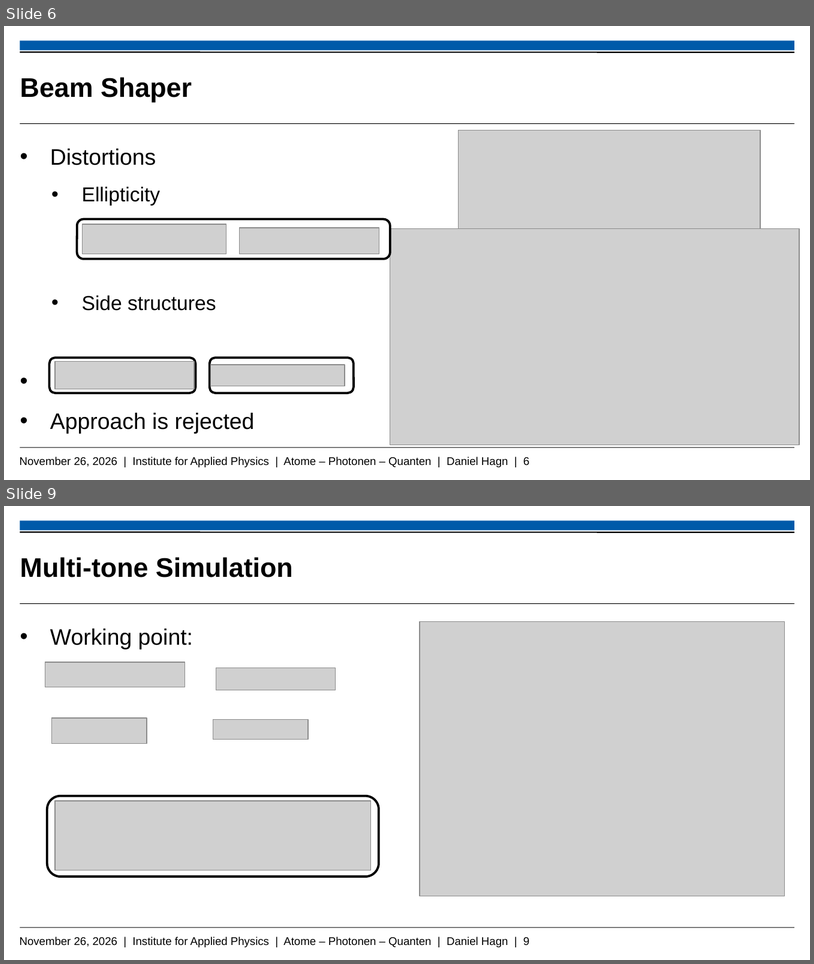
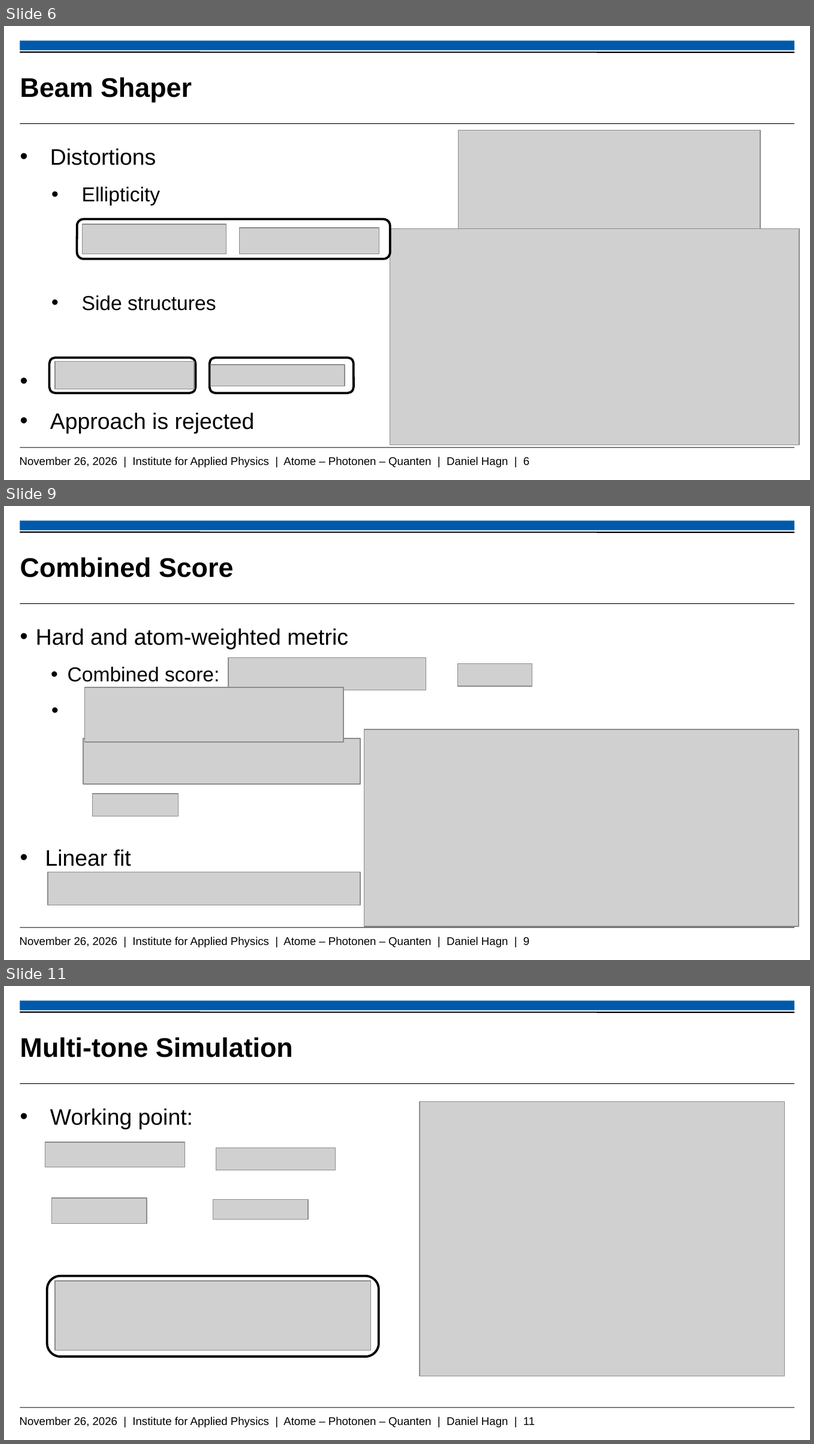
Before and after one commit to Daniel-Hagn-physik/Masterthesis_Backup, a slide deck: Hagn_Daniel_Mastervortrag.pptx. Shown one above the other, each under a label of ours: slides 6 and 9 before the commit, slides 6, 9 and 11 after it; the slides between them are not shown. The pictures are 814x964 and 814x1444 pixels, drawn with LibreOffice and Linux fonts; fonts in the diff are those of the drawing; grey boxes stand for pictures; background and template pictures are left out. Boxes give left, top, right and bottom in pixels: in the first picture for what was removed or moved away, otherwise in the second. Text is boxed around its words. In the diff, an @@ line names an element or a change of style, - is before the commit and + after.

```diff
--- a/Hagn_Daniel_Mastervortrag.pptx
+++ b/Hagn_Daniel_Mastervortrag.pptx
@@ slide 9 added at <box>4,506,810,960</box>, background #FFFFFF; not listed: 5 template elements that a slide beside it also shows @@
@@ title added at <box>20,557,233,577</box>, 24 pt, text #000000, bold @@
+Combined Score
@@ text added at <box>36,628,348,866</box>, 20 pt, text #000000 @@
+  • Hard and atom-weighted metric
+    • Combined score:
+  • Linear fit
@@ picture added at <box>228,658,426,690</box> @@
@@ picture added at <box>458,663,532,686</box> @@
@@ picture added at <box>84,687,344,742</box> @@
@@ picture added at <box>83,738,360,784</box> @@
@@ picture added at <box>365,729,799,926</box> @@
@@ picture added at <box>93,793,178,816</box> @@
@@ picture added at <box>48,871,360,904</box> @@
@@ what was slide 9 is now slide 11 @@
@@ text at <box>20,1416,535,1427</box>: text changed @@
-November 26, 2026 | Institute for Applied Physics | Atome – Photonen – Quanten | Daniel Hagn | 9
+November 26, 2026 | Institute for Applied Physics | Atome – Photonen – Quanten | Daniel Hagn | 11
```
Also in this commit, not shown: 6 slides changed, 2 other slides added, 2 slides removed.
